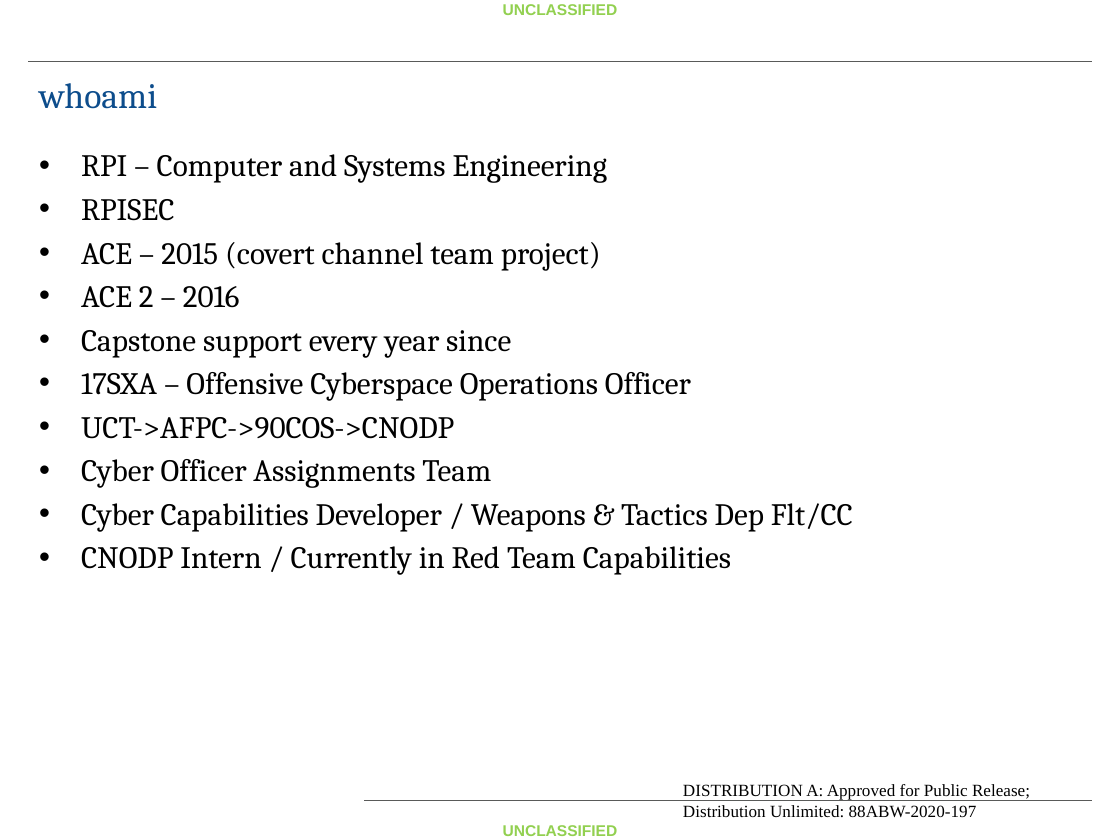
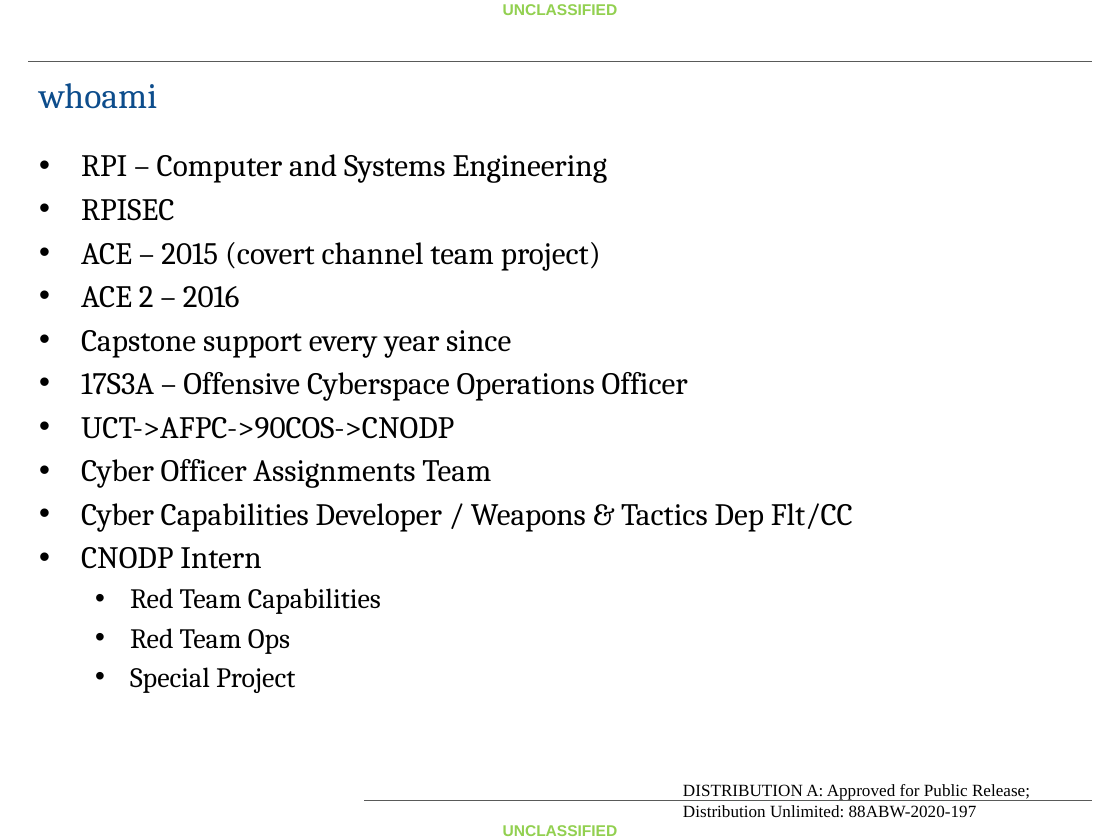
Before and after one commit to fitzgeralddaniel/CovertChannelClass, a slide deck: slide 2 of Handout/Covert Channel Lecture Day 1.pptx. Drawn at 1120x840 pixels with LibreOffice and Linux fonts; fonts in the diff are those of the drawing; background and template pictures are left out. Boxes give left, top, right and bottom in pixels: in the first picture for what was removed or moved away, otherwise in the second. Text is boxed around its words. In the diff, an @@ line names an element or a change of style, - is before the commit and + after.

```diff
--- a/Handout/Covert Channel Lecture Day 1.pptx
+++ b/Handout/Covert Channel Lecture Day 1.pptx
@@ text at (81, 372, 688, 401): text changed @@
-• 17SXA – Offensive Cyberspace Operations Officer
+• 17S3A – Offensive Cyberspace Operations Officer
@@ text at (81, 547, 381, 693): text changed; size 20 to 18 pt @@
-• CNODP Intern / Currently in Red Team Capabilities
+• CNODP Intern
+  • Red Team Capabilities
+  • Red Team Ops
+  • Special Project
```
Also in this commit, not shown: 7 other slides changed, 13 other files.
